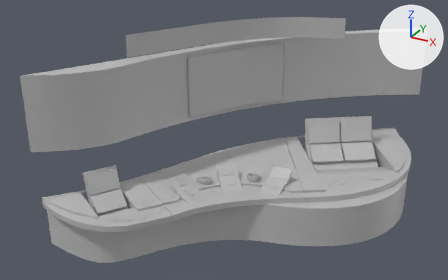
One commit to the FBX model MWC_23/SM_Demo_NaaS/SM_Demo_OpenGateway.fbx: the scene before it, then after it.
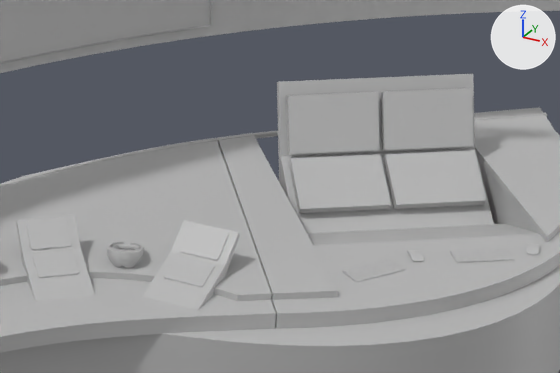
The first picture shows the older version from a 50 mm lens placed at (7.19, -6.27, 5.94), pointed at (2.34, 2.54, 1.53). The close-ups show both versions on the part from 47% to 90% of the width and 32% to 78% of the height of that picture; other places that the commit changed are outside them. Arrows for +X, +Y and +Z are at upper right; the lights stay in place. Where no turn or scale is listed for an object, it has been applied to the vertices.

Before the edit, the objects in view are built like this:
```python
ob_base_ipads_02 = bpy.data.objects.new('Base_Ipads_02', me_mesh)
ob_base_ipads_02.location = (23.429, 5.594, 0.311)
ob_gafasar_02 = bpy.data.objects.new('GafasAR_02', me_mesh_033)
ob_gafasar_02.location = (3.031, 2.338, 1.079)
ob_ipad_screens = bpy.data.objects.new('Ipad_Screens', me_mesh_039)
ob_ipad_screens.location = (3.03, 2.226, 1.127)
ob_monitores_02 = bpy.data.objects.new('Monitores_02', me_mesh_021)
ob_monitores_02.location = (3.689, 4.084, 1.172)
ob_monitores_03 = bpy.data.objects.new('Monitores_03', me_mesh_022)
ob_monitores_03.location = (4.203, 4.439, 1.172)
ob_monitores_screens = bpy.data.objects.new('Monitores_Screens', me_mesh_037)
ob_monitores_screens.location = (2.772, 2.531, 1.172)
ob_tv = bpy.data.objects.new('TV', me_mesh_034)
ob_tv.location = (-1.002, -2.333, -0.37)
# me_mesh
# before: 6 (-19.8, -2.996, 0.914) at pixel (238, 232), 7 (-20.145, -2.998, 0.914) at pixel (184, 220), 8 (-19.8, -2.973, 0.885) at pixel (240, 235), 9 (-20.145, -2.976, 0.885)
# me_mesh_037
# before: 9 (1.04, 1.89, 0.32) at pixel (378, 92), 10 (0.56, 1.55, 0.32) at pixel (288, 95), 17 (1.56, 2.25, 0.32) at pixel (472, 88), 18 (1.07, 1.9, 0.32) at pixel (383, 92)
# me_mesh_021
# before: 8 (0.39, -0.04, -0.271) at pixel (391, 204), 11 (-0.095, -0.38, -0.271) at pixel (300, 209), 12 (0.372, -0.014, -0.317) at pixel (389, 208), 13 (-0.113, -0.355, -0.317) at pixel (298, 213)
# me_mesh_022
# before: 8 (0.39, -0.04, -0.271) at pixel (486, 200), 11 (-0.095, -0.38, -0.271) at pixel (396, 204), 12 (0.372, -0.014, -0.317) at pixel (484, 204), 13 (-0.113, -0.355, -0.317) at pixel (394, 209)
# also in view: 'Mostrador_Top_02A' at (2.6, 2.56, 1.0); 'Teclado_02' at (4.34, 2.97, 0.99); 'Mostrador_Top_03' at (4.02, 3.98, 0.73); 'Mostrador_Top_03A' at (3.52, 3.39, 1.0); 'Base_Ipads_01' at (2.74, 2.03, 1.1)
```
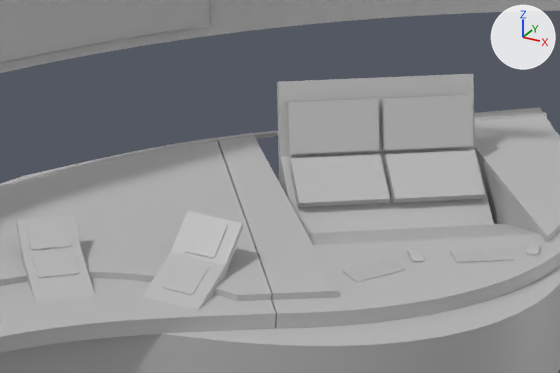
Where the newer file only moved an object's origin or applied its transform, the numbers keep the older frame.

What differs and where, as boxes [x1, y1, x2, y2] in the close-ups (560 x 373 px; the box of a moved part takes in the faces that stretch with it):
'Monitores_Screens', reshaped (11% shorter)
    before: [288, 88, 487, 209]
    after: [288, 95, 485, 203]
'Ipad_Screens', reshaped (14% taller)
    before: [26, 218, 228, 286]
    after: [26, 216, 228, 294]
'Base_Ipads_02', reshaped (10% taller)
    before: [142, 220, 240, 310]
    after: [142, 211, 243, 310]
'Monitores_03', reshaped (11% shorter)
    before: [381, 88, 487, 209]
    after: [381, 95, 485, 203]
'Monitores_02', reshaped (11% shorter)
    before: [286, 92, 391, 213]
    after: [286, 99, 390, 207]
'GafasAR_02', deleted
    before: [107, 242, 144, 268]
part 2 of me_mesh_022, moved or reshaped
    before: [392, 196, 487, 209]
    after: [392, 194, 485, 203]
part 3 of me_mesh, moved or reshaped
    before: [171, 220, 240, 309]
    after: [171, 211, 243, 309]
part 4 of me_mesh_021, moved or reshaped
    before: [296, 200, 391, 213]
    after: [296, 199, 390, 207]
part 5 of me_mesh_039, moved or reshaped
    before: [180, 224, 228, 260]
    after: [185, 216, 228, 258]

Patch to the scene script:
```diff
--- a/MWC_23/SM_Demo_NaaS/SM_Demo_OpenGateway.fbx.py
+++ b/MWC_23/SM_Demo_NaaS/SM_Demo_OpenGateway.fbx.py
@@ me_mesh @@
 me_mesh.from_pydata(...)  # 12 vertices, 7 faces; spans x -20.145..-19.797, y -3.574..-2.973, z 0.666..0.914
 # used by ob_base_ipads_02; location = (23.429, 5.594, 0.311)
+# me_mesh part 3
+for i in [*range(6, 10)]: me_mesh.vertices[i].co += Vector((0.0, 0.05, 0.039))
 me_mesh.materials.append(mat_lambert1)
@@ me_mesh_037 @@
 me_mesh_037.from_pydata(...)  # 24 vertices, 6 faces; spans x -1.78..1.82, y -2.29..2.25, z -0.27..0.32
 # used by ob_monitores_screens; location = (2.772, 2.531, 1.172)
-me_mesh_037.vertices[12].co = (1.31, 1.51, -0.27)  # pixel (391, 204)
-me_mesh_037.vertices[15].co = (0.82, 1.17, -0.27)  # pixel (300, 209)
-me_mesh_037.vertices[20].co = (1.82, 1.87, -0.27)  # pixel (486, 200)
-me_mesh_037.vertices[23].co = (1.34, 1.53, -0.27)  # pixel (396, 204)
+# me_mesh_037 part 1
+for i in [9, 10, 17, 18]: me_mesh_037.vertices[i].co += Vector((0.01, -0.01, -0.04))
+me_mesh_037.vertices[12].co = (1.29, 1.54, -0.25)  # pixel (390, 198)
+me_mesh_037.vertices[15].co = (0.8, 1.2, -0.25)  # pixel (299, 203)
+me_mesh_037.vertices[20].co = (1.8, 1.9, -0.25)  # pixel (485, 194)
+me_mesh_037.vertices[23].co = (1.32, 1.56, -0.25)  # pixel (395, 198)
 me_mesh_037.materials.append(mat_lambert1)
@@ me_mesh_021 @@
 me_mesh_021.from_pydata(...)  # 16 vertices, 10 faces; spans x -0.39..0.39, y -0.38..0.38, z -0.317..0.317
 # used by ob_monitores_02; location = (3.689, 4.084, 1.172)
+# me_mesh_021 part 4
+for i in [8, 11, 12, 13]: me_mesh_021.vertices[i].co += Vector((-0.021, 0.03, 0.025))
 me_mesh_021.materials.append(mat_lambert1)
@@ me_mesh_022 @@
 me_mesh_022.from_pydata(...)  # 16 vertices, 10 faces; spans x -0.39..0.39, y -0.38..0.38, z -0.317..0.317
 # used by ob_monitores_03; location = (4.203, 4.439, 1.172)
+# me_mesh_022 part 2
+for i in [8, 11, 12, 13]: me_mesh_022.vertices[i].co += Vector((-0.021, 0.03, 0.025))
 me_mesh_022.materials.append(mat_lambert1)
@@ me_mesh_039 @@
 me_mesh_039.from_pydata(...)  # 224 vertices, 116 faces; spans x -0.548..0.55, y -0.356..0.353, z -0.089..0.094
 # used by ob_ipad_screens; location = (3.03, 2.226, 1.127)
+# me_mesh_039 part 5: the loose piece of 56 vertices spanning x 0.306..0.549, y 0.199..0.353, z -0.019..0.093 is multiplied about its middle by the matrix ((0.0, -0.802, -0.598), (0.801, 0.358, -0.48), (0.599, -0.479, 0.642)), then moved by (0.0, 0.027, 0.022)
 me_mesh_039.materials.append(mat_lambert1)
@@ ob_gafasar_02 @@
-ob_gafasar_02 = bpy.data.objects.new('GafasAR_02', me_mesh_033)
-ob_gafasar_02.location = (3.031, 2.338, 1.079)
```
